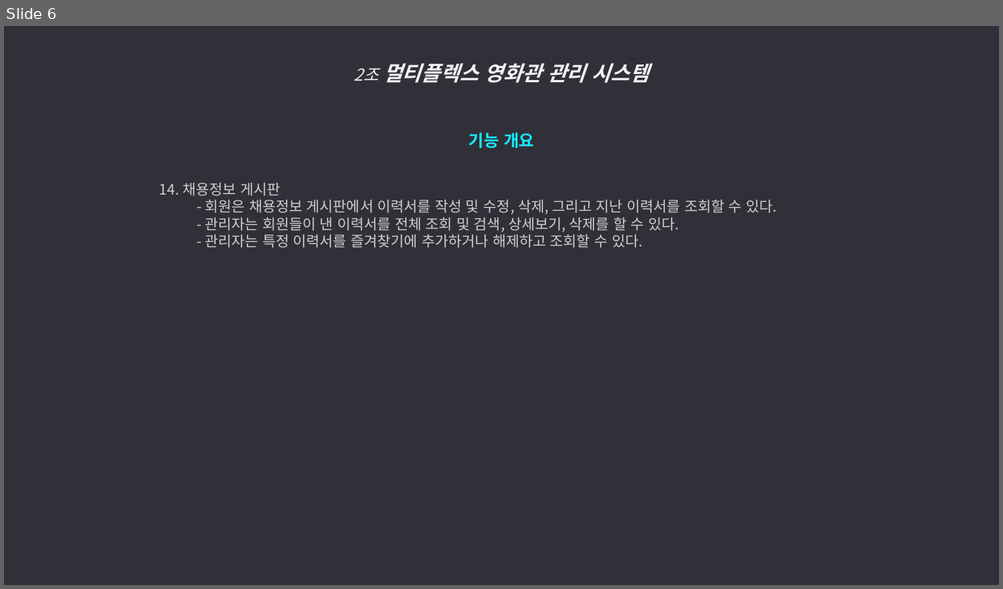
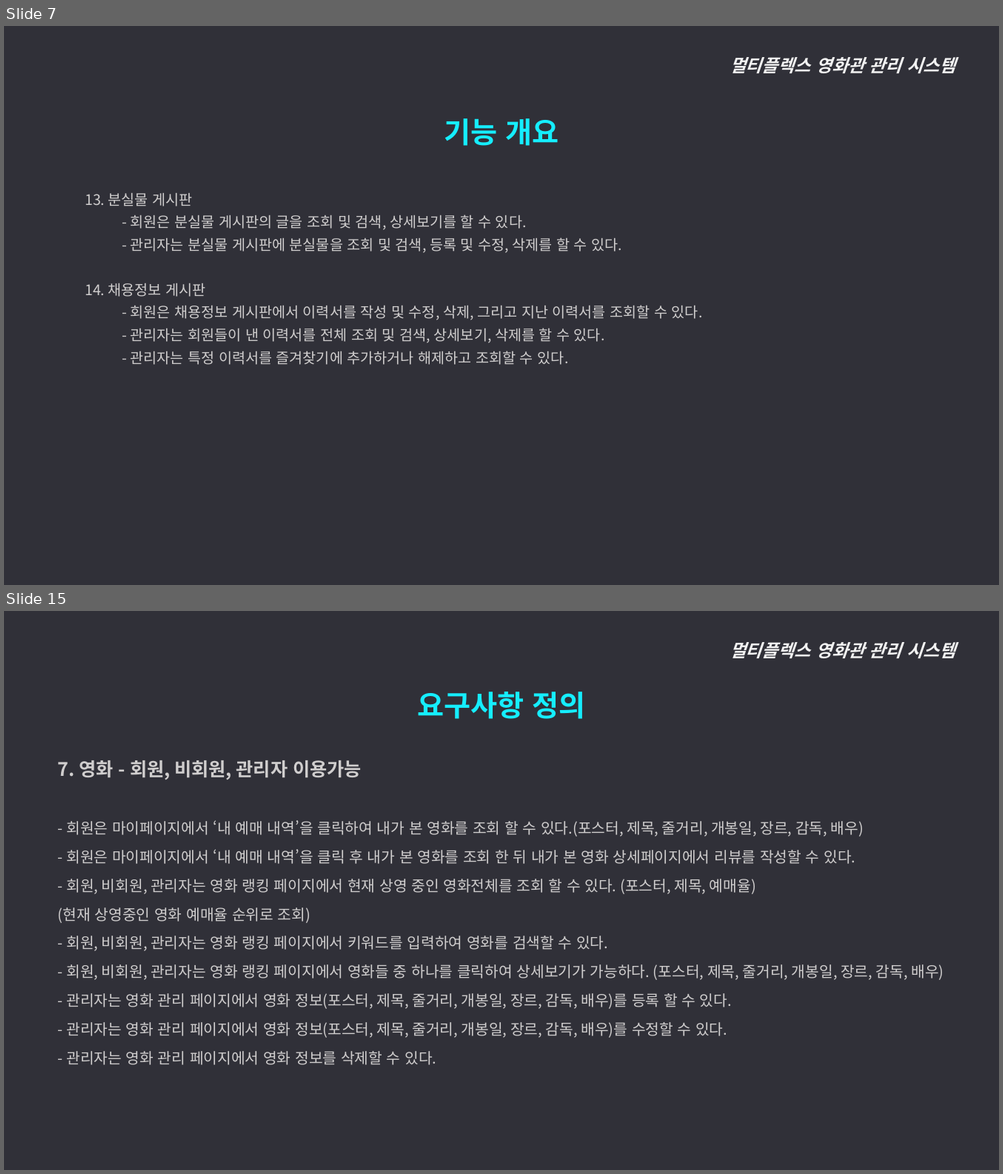
Before and after one commit to ywc-412/MultiplexTeamProject, a slide deck: 2조 시스템개요, 요구사항 정의.pptx. Shown one above the other, each under a label of ours: slide 6 before the commit, slides 7 and 15 after it; the slides between them are not shown. The pictures are 1003x589 and 1003x1174 pixels, drawn with LibreOffice and Linux fonts; fonts in the diff are those of the drawing. Boxes give left, top, right and bottom in pixels: in the first picture for what was removed or moved away, otherwise in the second. Text is boxed around its words. In the diff, an @@ line names an element or a change of style, - is before the commit and + after.

Commit message:
요구사항정의 추가

```diff
--- a/2조 시스템개요, 요구사항 정의.pptx
+++ b/2조 시스템개요, 요구사항 정의.pptx
@@ slide 15 added at (4, 611, 999, 1170), background #303038 @@
@@ text added at (729, 642, 955, 658), 17 pt, text #F2F2F2, bold, italic @@
+멀티플렉스 영화관 관리 시스템
@@ text added at (417, 692, 585, 719), 28 pt, text #15EEFF, bold @@
+요구사항 정의
@@ text added at (58, 760, 944, 1065), 14.5 pt, text #D0CECE @@
+  7. 영화 - 회원, 비회원, 관리자 이용가능
+  - 회원은 마이페이지에서 ‘내 예매 내역’을 클릭하여 내가 본 영화를 조회 할 수 있다.(포스터, 제목, 줄거리, 개봉일, 장르, 감독, 배우)
+  - 회원은 마이페이지에서 ‘내 예매 내역’을 클릭 후 내가 본 영화를 조회 한 뒤 내가 본 영화 상세페이지에서 리뷰를 작성할 수 있다.
+  - 회원, 비회원, 관리자는 영화 랭킹 페이지에서 현재 상영 중인 영화전체를 조회 할 수 있다. (포스터, 제목, 예매율)
+  (현재 상영중인 영화 예매율 순위로 조회)
+  - 회원, 비회원, 관리자는 영화 랭킹 페이지에서 키워드를 입력하여 영화를 검색할 수 있다.
+  - 회원, 비회원, 관리자는 영화 랭킹 페이지에서 영화들 중 하나를 클릭하여 상세보기가 가능하다. (포스터, 제목, 줄거리, 개봉일, 장르, 감독, 배우)
+  - 관리자는 영화 관리 페이지에서 영화 정보(포스터, 제목, 줄거리, 개봉일, 장르, 감독, 배우)를 등록 할 수 있다.
+  - 관리자는 영화 관리 페이지에서 영화 정보(포스터, 제목, 줄거리, 개봉일, 장르, 감독, 배우)를 수정할 수 있다.
+  - 관리자는 영화 관리 페이지에서 영화 정보를 삭제할 수 있다.
@@ what was slide 6 is now slide 7 @@
@@ slide 7 changed as well @@
@@ text at (729, 57, 955, 73): text changed; size 20 to 17 pt @@
-2조 멀티플렉스 영화관 관리 시스템
+멀티플렉스 영화관 관리 시스템
@@ text added at (444, 118, 558, 146), 28 pt, text #15EEFF, bold @@
+기능 개요
@@ text "13. 분실물 게시판": place and size @@
-text "13. 분실물 게시판" at (159, 133, 777, 248)
+text "13. 분실물 게시판" at (85, 193, 703, 365)
@@ text at (85, 193, 622, 253): text changed; size 16 to 14 pt; text colour #15EEFF to #D0CECE; bold off @@
-기능 개요
+  13. 분실물 게시판
+    - 회원은 분실물 게시판의 글을 조회 및 검색, 상세보기를 할 수 있다.
+    - 관리자는 분실물 게시판에 분실물을 조회 및 검색, 등록 및 수정, 삭제를 할 수 있다.
@@ text at (85, 284, 703, 365): list level 4 to 2 in "14. 채용정보 게시판"; line spacing 1 to 1.3; list level 5 to 3 in "- 회원은 채용정보 게시판에서 이력서를 ..."; list level 5 to 3 in "- 관리자는 회원들이 낸 이력서를 ..."; list level 5 to 3 in "- 관리자는 특정 이력서를 즐겨찾기에 ..." @@
```
Also in this commit, not shown: 5 other slides changed, 10 other slides added, 1 other file.
